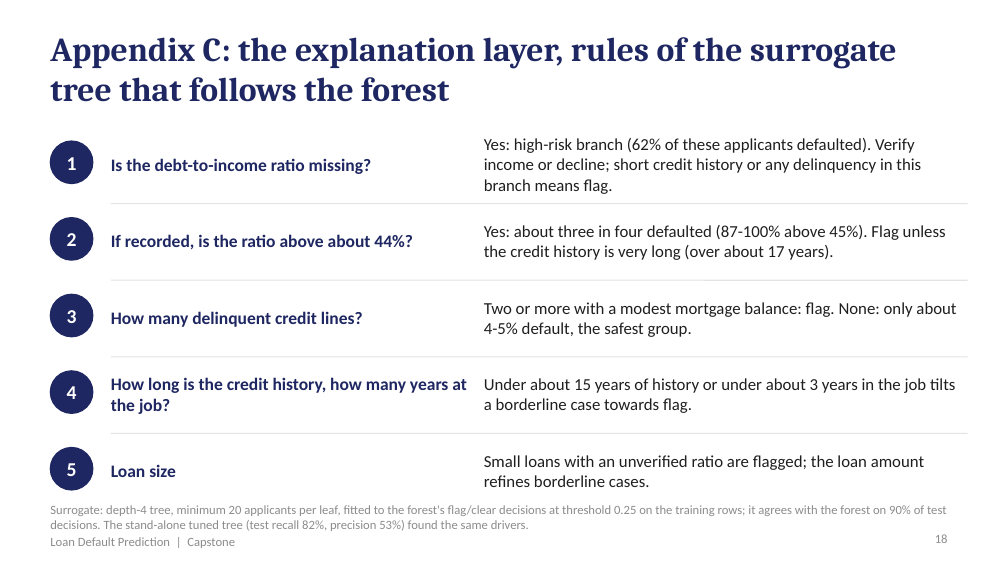
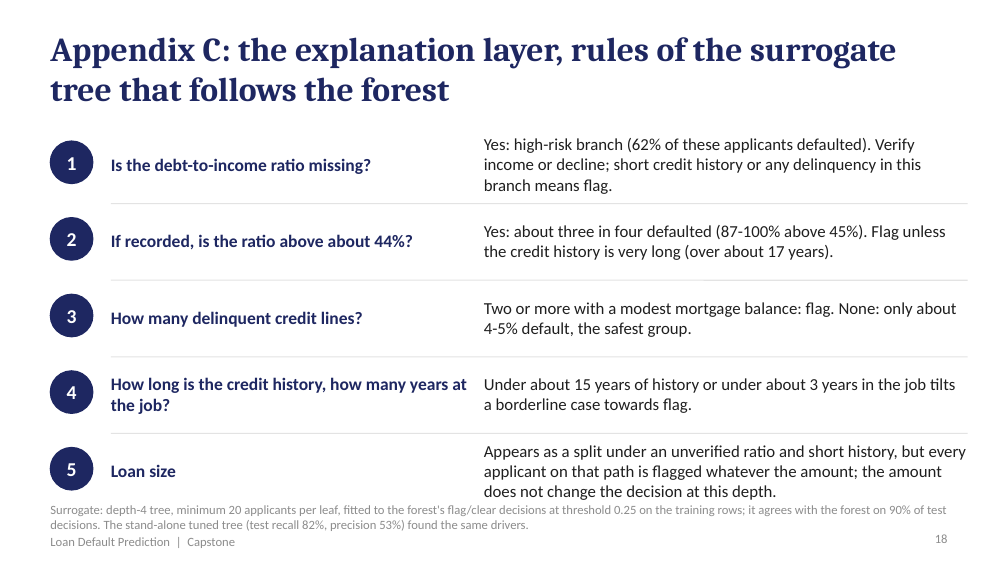
Before and after one commit to shubham1891/Personal-code, a slide deck: slide 18 of presentation/Loan_Default_Prediction_Presentation.pptx. Drawn at 1008x567 pixels with LibreOffice and Linux fonts; fonts in the diff are those of the drawing. Boxes give left, top, right and bottom in pixels: in the first picture for what was removed or moved away, otherwise in the second. Text is boxed around its words. In the diff, an @@ line names an element or a change of style, - is before the commit and + after.

```diff
--- a/presentation/Loan_Default_Prediction_Presentation.pptx
+++ b/presentation/Loan_Default_Prediction_Presentation.pptx
@@ text at (484,445,967,500): text changed @@
-Small loans with an unverified ratio are flagged; the loan amount refines borderline cases.
+Appears as a split under an unverified ratio and short history, but every applicant on that path is flagged whatever the amount; the amount does not change the decision at this depth.
```
Also in this commit, not shown: 1 other slide changed, 14 other files.
